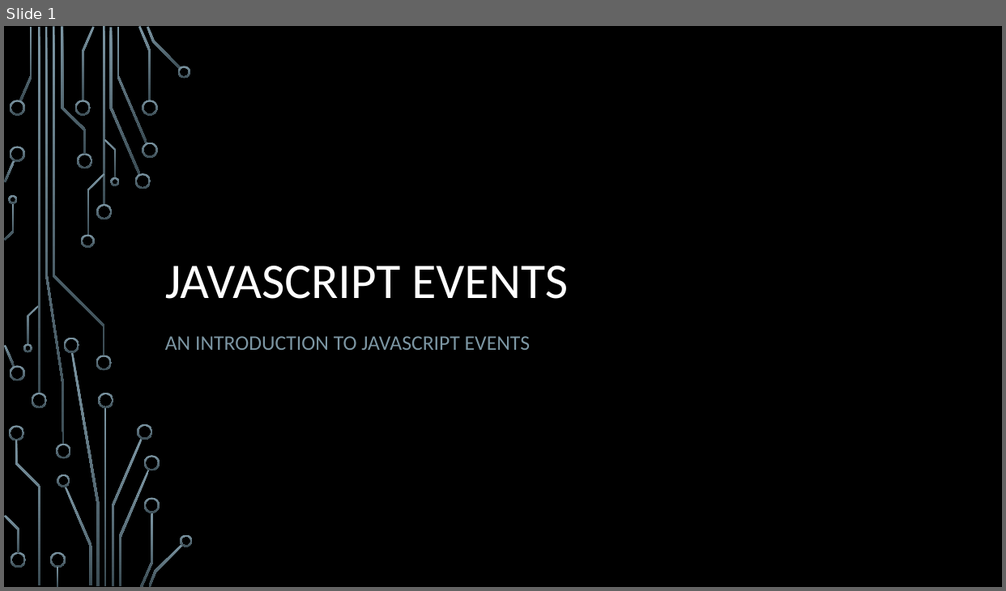
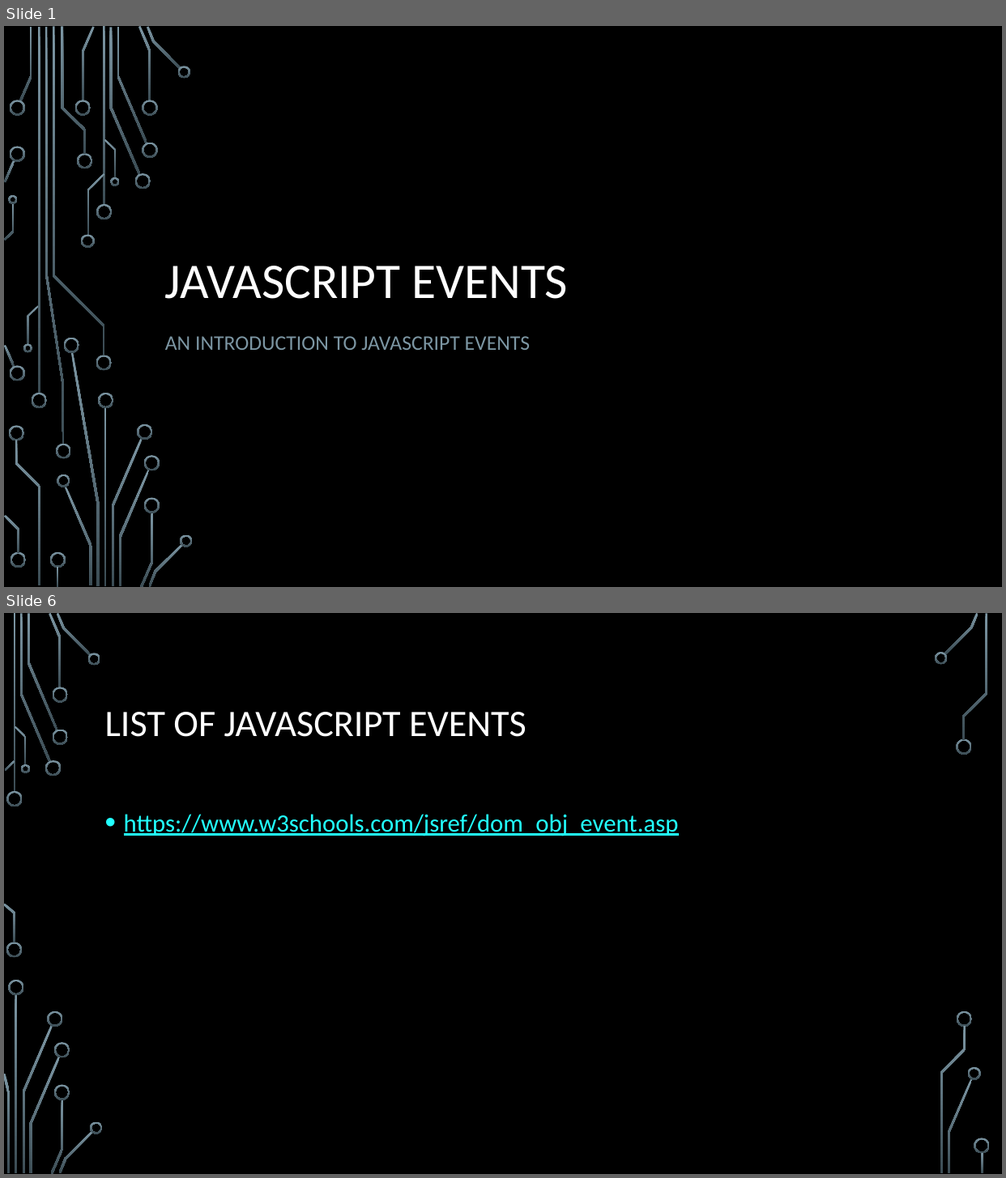
Before and after one commit to Wilson-Cal/CIT-261, a slide deck: documents/JavaScript Events.pptx. Shown one above the other, each under a label of ours: slide 1 before the commit, slides 1 and 6 after it; the slides between them are not shown. The pictures are 1006x591 and 1006x1178 pixels, drawn with LibreOffice and Linux fonts; fonts in the diff are those of the drawing; background and template pictures are left out. Boxes give left, top, right and bottom in pixels: in the first picture for what was removed or moved away, otherwise in the second. Text is boxed around its words. In the diff, an @@ line names an element or a change of style, - is before the commit and + after.

Commit message:
Added JavaScript events!

```diff
--- a/documents/JavaScript Events.pptx
+++ b/documents/JavaScript Events.pptx
@@ slide 6 added at (4, 613, 1002, 1174), background picture (left out) @@
@@ title added at (105, 712, 526, 737), 36 pt, text #FFFFFF @@
+LIST OF JAVASCRIPT EVENTS
@@ text added at (124, 814, 679, 837), 24 pt, text #22FFFF, underline @@
+• https://www.w3schools.com/jsref/dom_obj_event.asp
@@ group added at (4, 613, 990, 1174): 33 freeform shapes, 3 rectangles @@
```
Also in this commit, not shown: 4 other slides added, 4 other files.
